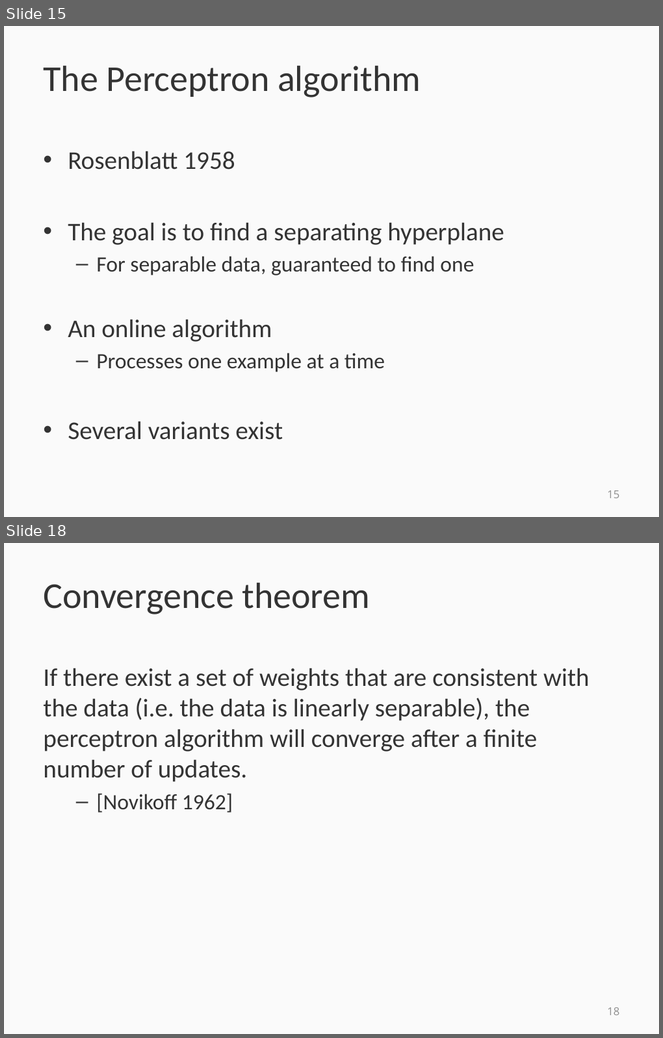
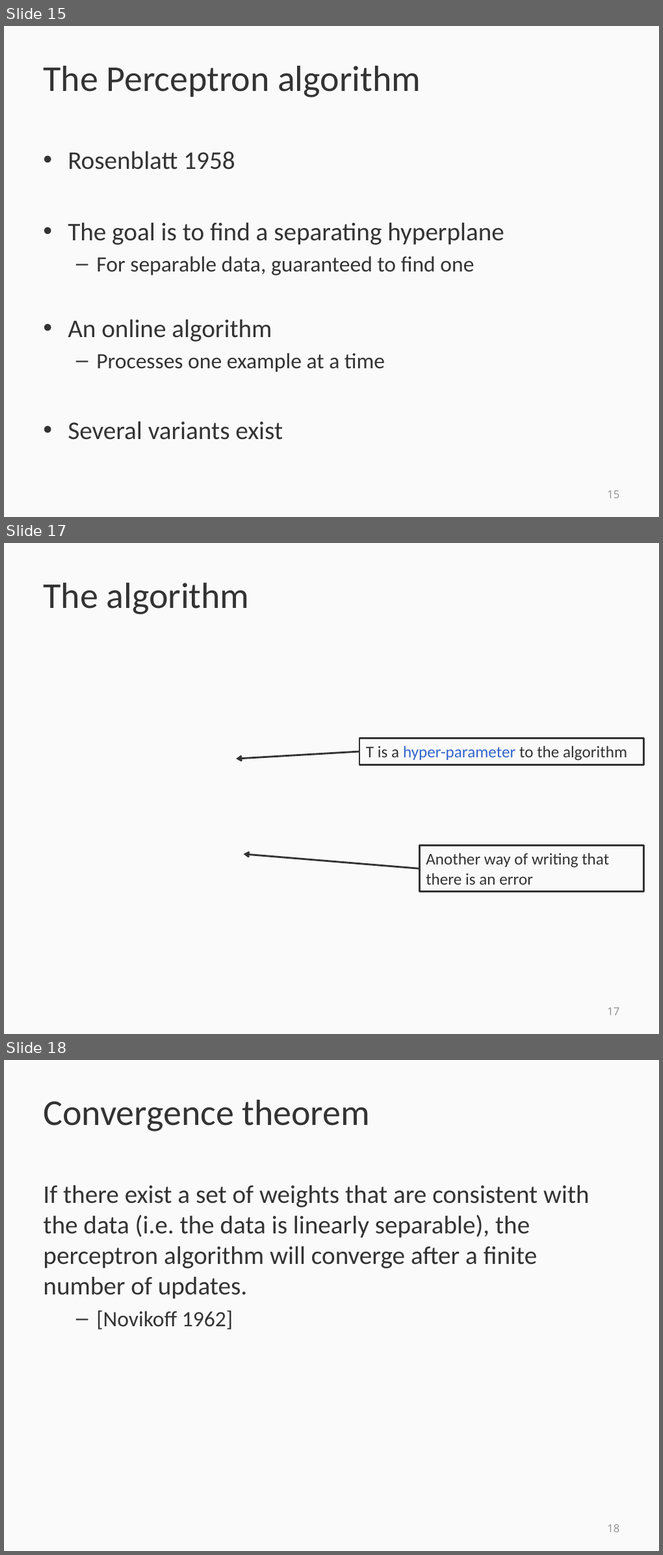
Before and after one commit to svivek/structured-prediction, a slide deck: slides/review/review.pptx. Shown one above the other, each under a label of ours: slides 15 and 18 before the commit, slides 15, 17 and 18 after it; the slides between them are not shown. The pictures are 663x1038 and 663x1555 pixels, drawn with LibreOffice and Linux fonts; fonts in the diff are those of the drawing; grey boxes stand for pictures. Boxes give left, top, right and bottom in pixels: in the first picture for what was removed or moved away, otherwise in the second. Text is boxed around its words. In the diff, an @@ line names an element or a change of style, - is before the commit and + after.

```diff
--- a/slides/review/review.pptx
+++ b/slides/review/review.pptx
@@ slide 17 added at (4,543,659,1034), background #FAFAFA @@
@@ title added at (43,583,250,615), 40 pt, text #333333 @@
+The algorithm
@@ arrow added from (360, 752) to (236, 759), #333333 2 pt @@
@@ rectangle added at (360,738,644,765), fill #FAFAFA, outline #333333 2 pt, 18 pt, text #333333 @@
+T is a hyper-parameter to the algorithm
@@ arrow added from (419, 869) to (244, 854), #333333 2 pt @@
@@ rectangle added at (419,846,644,892), fill #FAFAFA, outline #333333 2 pt, 18 pt, text #333333 @@
+Another way of writing that there is an error
@@ page number added at (607,1008,620,1016), 12 pt, text #909090 @@
+17
```
Also in this commit, not shown: 5 slides changed, 1 other slide added, 2 slides removed, 3 other files.
